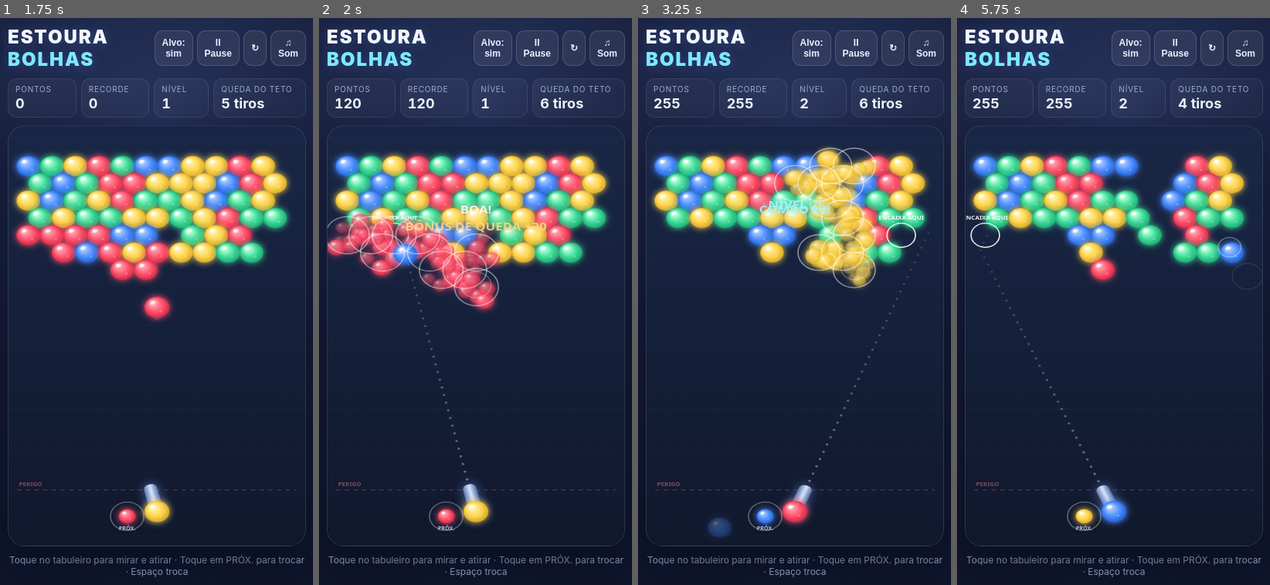
Above: before the commit, frames 1-4 (left to right).
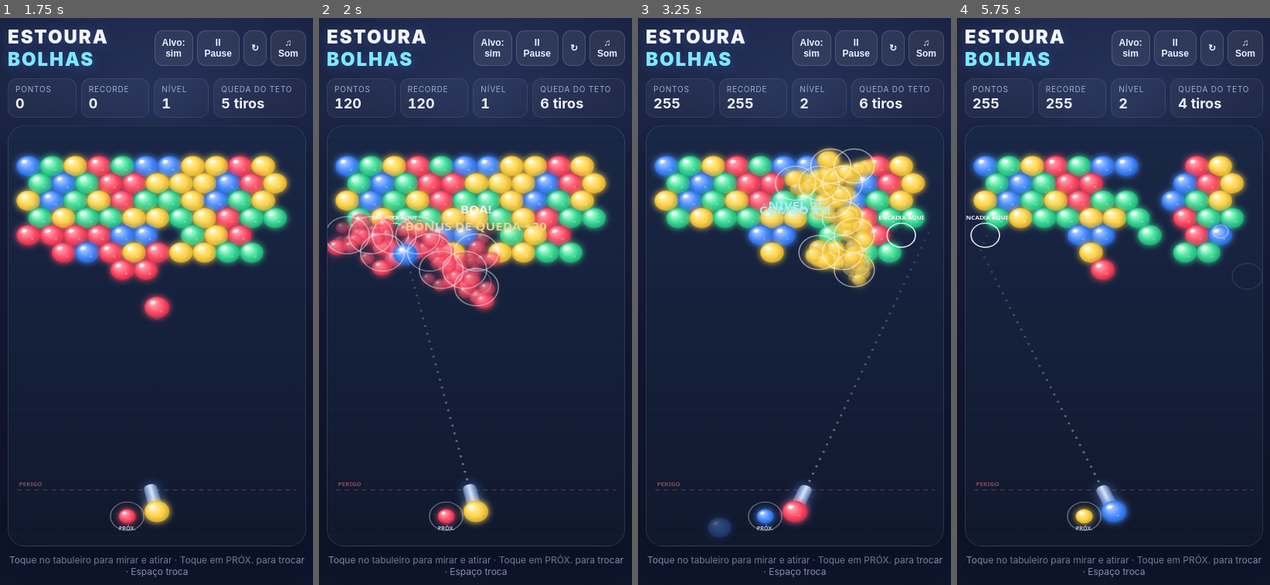
Above: after the commit, the same moments.

Repository: thales-ken/BubbleShooterGame
Game: browser game, page index.html
Same seed, same stepped clock (60 frames per second), same inputs: the game is played once before the commit and once after it.
Inputs (mouse positions are in pixels of both pictures, inside the frame that each line leads up to):
- Up to frame 1 (1.75 s): click "COMEÇAR" at 0.27 s; hold Right 1.03-1.53 s; click (156, 375) at 1.07 s; hold Down from 1.58 s (still down); click (97, 295) at 1.67 s
- Up to frame 2 (2 s): release Down at 1.85 s; hold Left from 1.9 s (still down)
- Up to frame 3 (3.25 s): click (853, 273) at 2.27 s; release Left at 2.47 s; hold Right 2.52-3.18 s; click (838, 420) at 2.87 s; hold Left from 3.23 s (still down)
- Up to frame 4 (5.75 s): click (1038, 443) at 3.47 s; release Left at 3.67 s; hold Down 3.72-4.05 s; click (1113, 250) at 4.07 s; hold Right 4.1-4.6 s; hold Down 4.65-4.92 s; click (1204, 358) at 4.67 s; hold Left 4.97-5.53 s; click (1022, 335) at 5.27 s; hold Right from 5.58 s (still down)

Frame 1 is identical in both runs. In frame 2, less than 0.1% of the frame differs, in the area x 45-56%, y 44-50%; in frame 3, 1.8%, in the area x 39-77%, y 22-48%; in frame 4, 0.6%.

Commit message:
fix: align bubble collision threshold

Diff:
--- a/index.html
+++ b/index.html
@@ -129,9 +129,9 @@
   function roundRect(c,x,y,w,h,r){if(c.roundRect){c.beginPath();c.roundRect(x,y,w,h,r);return;}c.beginPath();c.moveTo(x …(229 unchanged characters)…
   function direction(){let dx=aim.x-W/2,dy=aim.y-SHOOT_Y;if(dy>-90)dy=-90;let len=Math.hypot(dx,dy)||1;return{x:dx/len,y:dy/len};}
   function nearestCell(x,y){let bestCell=null,bestD=Infinity;for(let r=0;r<MAX_ROWS;r++){for(let c=0;c<COLS;c++){if(grid[r][c]!=null)continue;const p=center(r,c);if(p.x<R||p.x>W-R)continue;let d=(x-p.x)**2+(y-p.y)**2;if(d<bestD){bestD=d;bestCell={r,c};}}}return bestCell;}
-  function traceAim(){const d=direction(),points=[],left=R+5 …(321 unchanged characters)… nter(r,c);if((p.x-x)**2+(p.y-y)**2<(R*1.92)**2){hit=true;break;}}if(hit){cell=nearestCell(x,y);break;}}return{points,cell};}
+  function traceAim(){const d=direction(),points=[],left=R+5 …(321 unchanged characters)… nter(r,c);if((p.x-x)**2+(p.y-y)**2<(R*1.78)**2){hit=true;break;}}if(hit){cell=nearestCell(x,y);break;}}return{points,cell};}
   function shoot(){if(state!=='playing'||projectile)return;const d=direction();projectile={x:W/2,y:SHOOT_Y,vx:d.x*570,vy:d.y*570,color:current,special:current===6};current=next;next=randBubble();shotsSinceDrop++;updateUI();sound(330,.18,'sawtooth',.035,-180);}
-  function update(dt){if(projectile){let p=projectile,steps= …(488 unchanged characters)… (r,c);if((q.x-p.x)**2+(q.y-p.y)**2<(R*1.92)**2){stuck=true;break;}}}}
+  function update(dt){if(projectile){let p=projectile,steps= …(488 unchanged characters)… (r,c);if((q.x-p.x)**2+(q.y-p.y)**2<(R*1.78)**2){stuck=true;break;}}}}
       if(stuck){effects.push({x:p.x,y:p.y,r:8,a:.55});sound(310,.08,'triangle',.025,-90);const cell=nearestCell(p.x,p.y);if(cell){grid[cell.r][cell.c]=p.color;resolve(cell.r,cell.c);}else finish(false);projectile=null;}}
     for(const p of particles){p.x+=p.vx*dt;p.y+=p.vy*dt;p.vx*=.98;p.vy*=.98;p.life-=dt;p.alpha=Math.max(0,p.life/p.max);p.r=R*(.35+.65*p.alpha);}particles=particles.filter(p=>p.life>0);
     for(const p of falling){p.vy+=560*dt;p.x+=p.vx*dt;p.y+=p.vy*dt;p.life-=dt;p.alpha=Math.min(1,p.life/.35);}falling=falling.filter(p=>p.life>0&&p.y<H+30);
